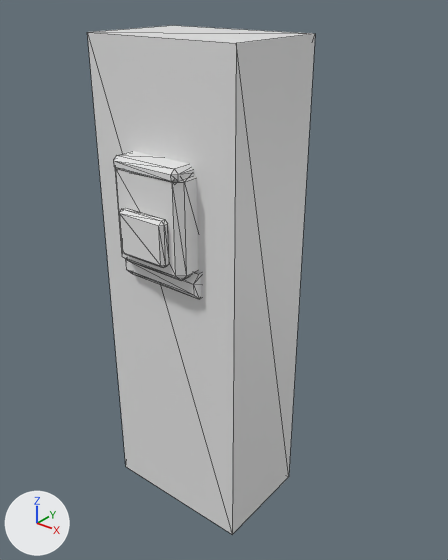
A saved change to the glTF model public/assets/models/chr/chr_survivor_a.glb.
Rendered twice from a 50 mm lens placed at (1.37, -1.59, 1.953), pointed at (0.07, 0.035, 0.946). The axes (+X, +Y, +Z) are drawn at lower left. The lights are the same throughout. The picture after the commit comes second. Mesh edges are drawn as thin lines. Objects named as collision shapes, trigger or cutter boxes, shadow casters or lower levels of detail are left out. Where no turn or scale is listed for an object, it has been applied to the vertices.

Objects in the first picture: 'chr_survivor_a_BACKPACK', 'chr_survivor_a_COL_box'.
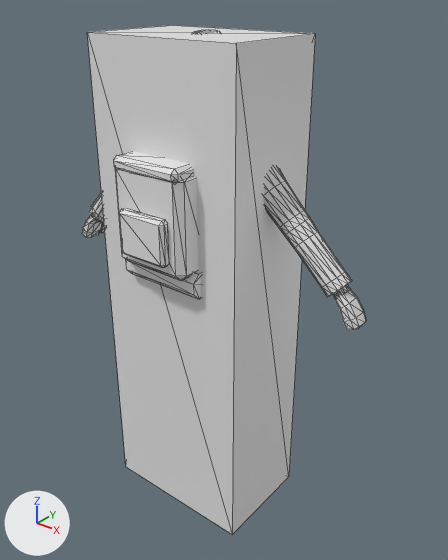
Changed parts and their boxes (x1, y1, x2, y2) in the pictures (448 x 560 px):
'chr_survivor_a_LOD0', added (mostly hidden)
    after: (82, 30, 366, 330)

Diff of the bpy script that builds the scene:
```diff
--- a/public/assets/models/chr/chr_survivor_a.glb.py
+++ b/public/assets/models/chr/chr_survivor_a.glb.py
@@ me_chr_survivor_a_lod0 @@
+me_chr_survivor_a_lod0.from_pydata(...)  # 1245 vertices, 2266 faces; spans x -0.65..0.65, y -0.12..0.21, z 0.0..1.81
+me_chr_survivor_a_lod0.materials.append(mat_palette)  # white #e7e7e7
@@ ob_chr_survivor_a_lod0 @@
+ob_chr_survivor_a_lod0 = bpy.data.objects.new('chr_survivor_a_LOD0', me_chr_survivor_a_lod0)
+ob_chr_survivor_a_lod0.location = (0.0, 0.0, 0.0)
```
